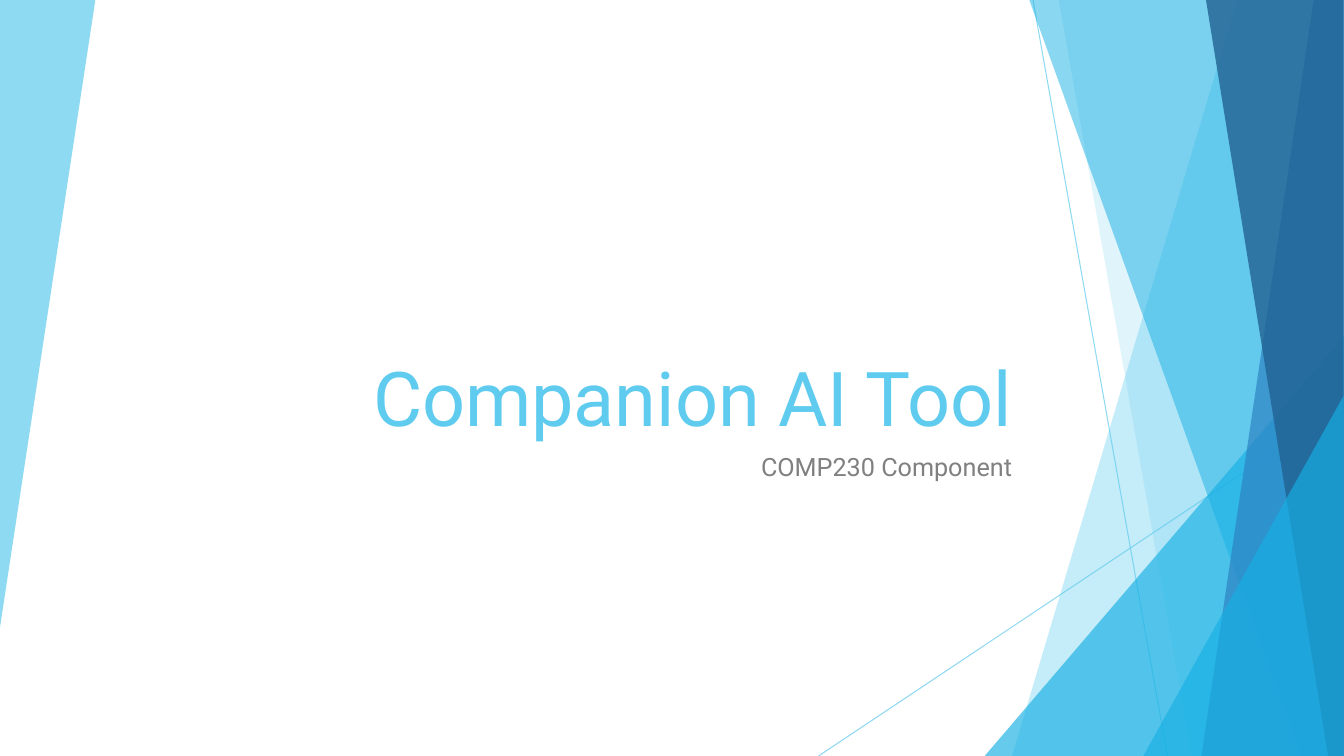
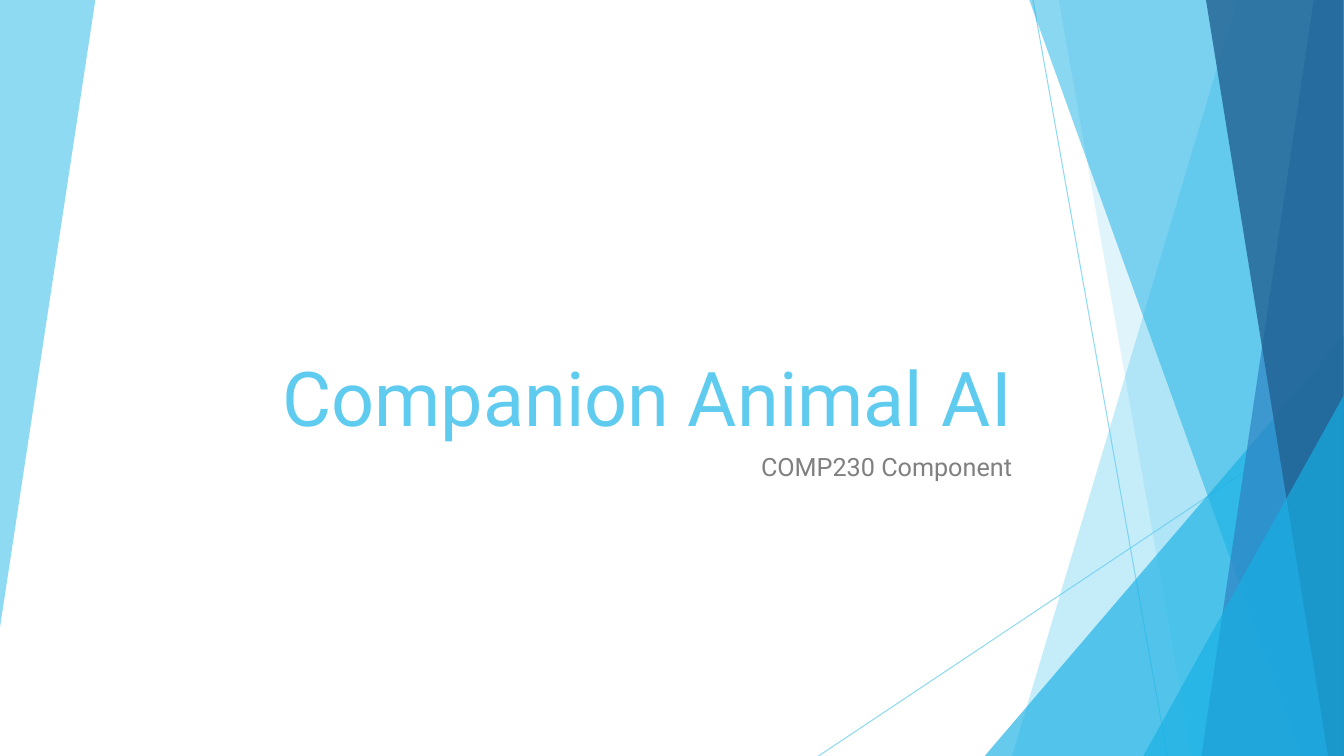
Before and after one commit to MaddieK19/comp230-pre-production, a slide deck: slide 3 of Proposal/Slides.pptx. Drawn at 1344x756 pixels with LibreOffice and Linux fonts; fonts in the diff are those of the drawing. Boxes give left, top, right and bottom in pixels: in the first picture for what was removed or moved away, otherwise in the second. Text is boxed around its words. In the diff, an @@ line names an element or a change of style, - is before the commit and + after.

Commit message:
Updated Slides

```diff
--- a/Proposal/Slides.pptx
+++ b/Proposal/Slides.pptx
@@ title at box(282, 369, 1012, 442): text changed @@
-Companion AI Tool
+Companion Animal AI
```
